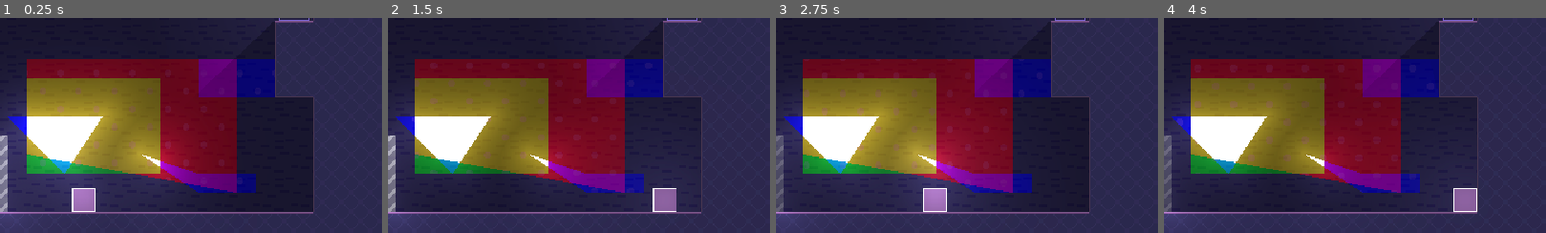
Above: before the commit, frames 1-4 (left to right).
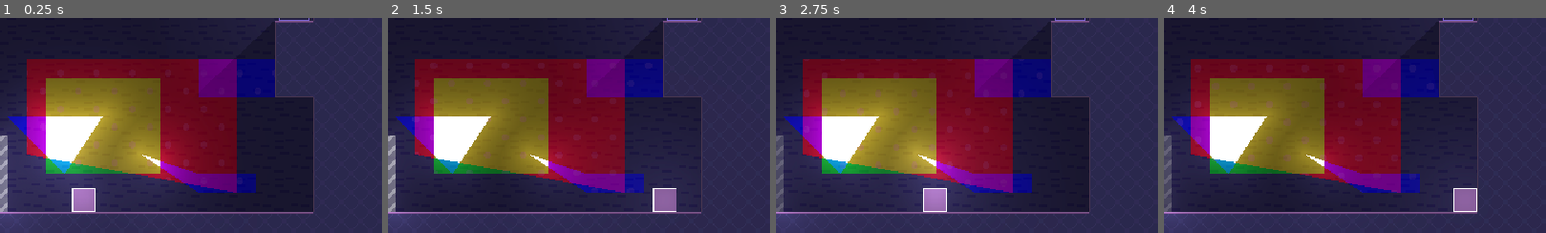
Above: after the commit, the same moments.

Repository: robotmaster/game-off-2026
Game: Godot game, scene res://scenes/rooms/moving/moving_4.tscn
Two runs of this game, one before a commit and one after it. Both use one fixed random seed, a clock stepped at 60 frames per second and the inputs below. This scene is started directly instead of the project's main scene.
Inputs:
- Up to frame 1 (0.25 s): no input
- Up to frame 2 (1.5 s): hold Shift (move_slow) 0.53-1.28 s; hold Right (right) from 0.53 s (still down); tap B (revert_jump) at 0.77 s; tap X (switch_edit) at 1.35 s
- Up to frame 3 (2.75 s): tap B (revert_jump) at 1.52 s; release Right (right) at 2.03 s; hold Left (left) from 2.03 s (still down); tap Z (toggle_play) at 2.1 s
- Up to frame 4 (4 s): release Left (left) at 2.78 s; hold Right (right) from 2.78 s (still down); tap Shift (move_slow) at 2.85 s; tap B (revert_jump) at 3.02, 3.77 s; tap X (switch_edit) at 3.6 s
The pictures show only the part of the screen within x 32-82%, y 49-99%; the shares and areas given below are measured in that part.

The runs differ from the first frame. In frame 1, 2.5% of the frame differs, in the area x 2-12%, y 28-73%; in frame 2, 2.4%; in frame 3, 2.5%; in frame 4, 2.4%.

Commit message:
fixed some shader code

Diff:
--- a/game-off-2026/scenes/rooms/moving/moving_4.tscn
+++ b/game-off-2026/scenes/rooms/moving/moving_4.tscn
@@ -24,7 +24,7 @@
 use_parent_material = true
 position = Vector2(96, -64)
 color = Color(0, 1, 0, 1)
-polygon = PackedVector2Array(-80, 192, -192, 192, -192, 112, -80, 112)
+polygon = PackedVector2Array(-80, 192, -176, 192, -176, 112, -80, 112)
 
 [node name="Polygon2D2" type="Polygon2D" parent="MainPolygons/PolygonCanvas/Blue" parent_id_path=PackedInt32Array(1709256072) index="0" unique_id=1621396020]
 use_parent_material = true
--- a/game-off-2026/shaders/polygon_glow.gdshader
+++ b/game-off-2026/shaders/polygon_glow.gdshader
@@ -65,12 +65,22 @@
 			//check x is in range
 			if ((screen_point.x <= point_1.x && screen_point.x >= point_2.x) ||
 				(screen_point.x >= point_1.x && screen_point.x <= point_2.x)) {
+				if (point_2.x != point_1.x) {
 
-				float slope = (point_2.y - point_1.y) / (point_2.x - point_1.x);
-				float y = point_1.y + (screen_point.x - point_1.x) * slope;
-				if (y > screen_point.y) {
+					float slope = (point_2.y - point_1.y) / (point_2.x - point_1.x);
+					float y = point_1.y + (screen_point.x - point_1.x) * slope;
+					if (y > screen_point.y) {
 
-					inside_polygon = !inside_polygon;
+						inside_polygon = !inside_polygon;
+					}
+				}
+				else {
+					if ((screen_point.y <= point_1.y && screen_point.y >= point_2.y)
+					|| (screen_point.y >= point_1.y && screen_point.y <= point_2.y)
+					) {
+
+						inside_polygon = !inside_polygon;
+					}
 				}
 			}
 		}
